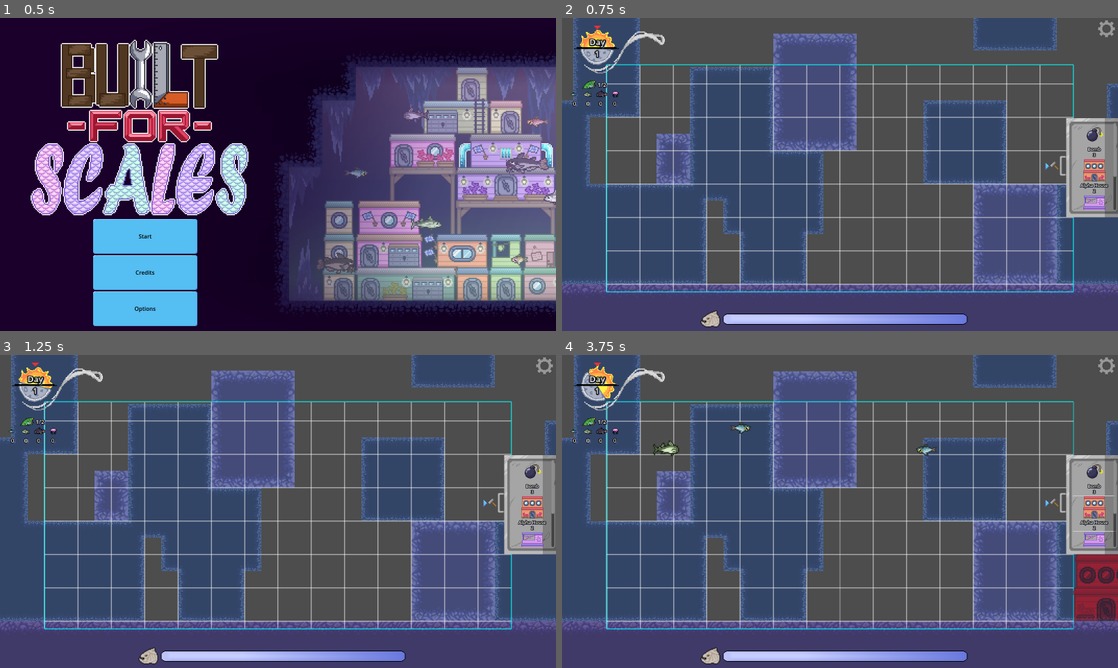
Above: before the commit, frames 1-4 (two rows, left to right).
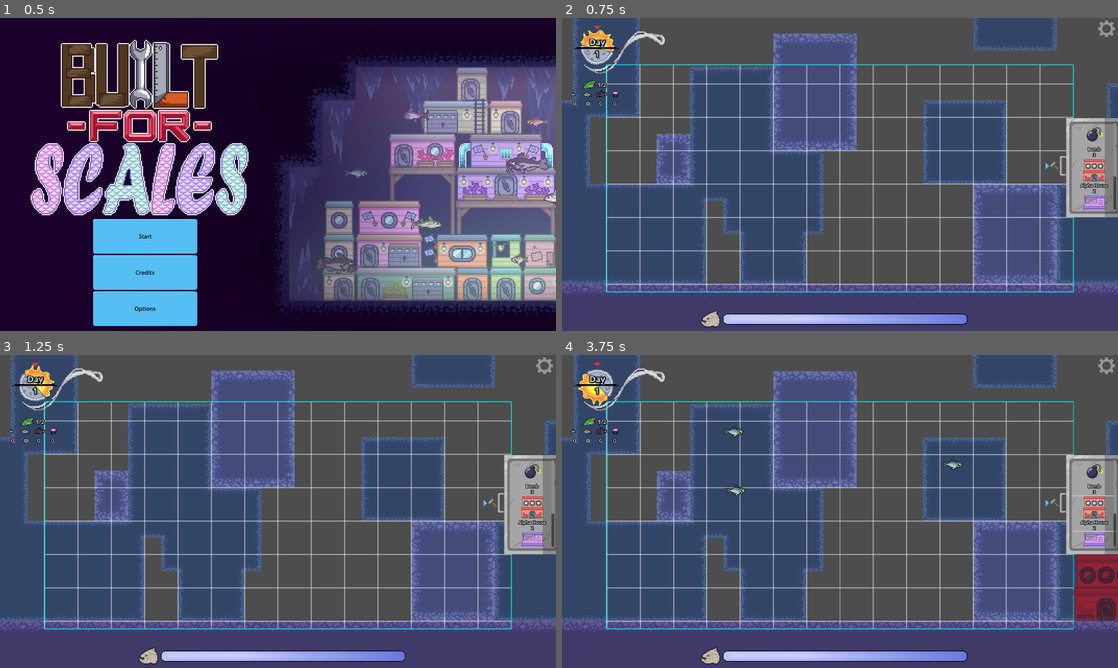
Above: after the commit, the same moments.

Repository: Glue-N-Wrench/built-for-scales
Game: Godot game, scene res://PlayableScenes/MainMenu.tscn
Same seed, same stepped clock (60 frames per second), same inputs: the game is played once before the commit and once after it. The engine's default icon, where the game draws it, is replaced by a stand-in: a white triangle on a blue panel in a dark square.
Inputs:
- Up to frame 1 (0.5 s): no input
- Up to frame 2 (0.75 s): click "Start" at 0.5 s
- Up to frame 3 (1.25 s): no input
- Up to frame 4 (3.75 s): click "Bomb" at 1.25 s; click "Alpha House" at 2 s; click "Beta House" at 2.75 s; click "3x2 Charley House" at 3.5 s

Frame 1 is identical in both runs. In frame 2, 0.2% of the frame differs, in the area x 3-10%, y 3-16%; in frame 3, 0.3%; in frame 4, 0.9%, in the area x 2-73%, y 3-46%.

Commit message:
Fixed fish RNG

Diff:
--- a/Globals/Managers/FishManager.gd
+++ b/Globals/Managers/FishManager.gd
@@ -1,6 +1,9 @@
 extends Node
 
+static var fishRNG = RandomNumberGenerator.new()
+
 signal fishUpdated #should be signaled when homelessFish gets changed
+# ^ handles the fish/building allocation
 
 @onready var fishObjects = {
 	0: preload("res://Objects/Fish/fish.tscn"),
@@ -16,25 +19,47 @@
 var activeHouses:Array = [] #all the houses that get run when fish need to be changed
 const maxHomeless = 5
 
+const fixedFishWaves = [
+		[0,0,0],
+		[0,0,1,0],
+		[0,0,1,1],
+		[0,0,0,0,0],
+	]
+
+func _ready():
+	fishRNG.randomize()
+
 func getTotalHomeless():
 		var sum = 0
 		for size in homelessFish:
 			sum += homelessFish[size].size()
 		return sum
 
+var previousWavehasCatfish = false
 func makeNewFishBatch(points:int):
 	#TODO: make this more intresting
-	while points>0:
-		var purchase = randi_range(1,min(points, 3))
-		spawnFish(purchase-1)
-		points -= purchase
+	var currentWaveHasCatfish = false
+	if (TurnManager.dayCount-1) < fixedFishWaves.size():
+		for fishID in fixedFishWaves[TurnManager.dayCount-1]:
+			spawnFish(fishID)
+	else:
+		while points>0:
+			var purchase = fishRNG.randi_range(1,min(points, 3))
+			if purchase == 3:
+				if previousWavehasCatfish:
+					purchase = 2
+				else:
+					currentWaveHasCatfish = true
+			spawnFish(purchase-1)
+			points -= purchase
+	currentWaveHasCatfish
 	fishUpdated.emit()
 	CheckHouses()
 
 func spawnFish(type:int):
 	#create a new homeless fish of [type] off screen
 	var newFish = fishObjects[type].instantiate()
-	var direction = randi_range(0,1)
+	var direction = fishRNG.randi_range(0,1)
 	var offset = randf_range(-400,300)
 	match direction:
 		0:
--- a/Globals/Managers/TurnManager.gd
+++ b/Globals/Managers/TurnManager.gd
@@ -7,7 +7,7 @@
 
 var dayCount = 0
 signal updateDay # a signal for the UI
-const roundTime = 20 #seconds in a round
+const roundTime = 5#20 #seconds in a round
 var roundTimer = 0
 const weekTime = 2 #rounds in a 'week'
 
--- a/UI/weeklyRewards.gd
+++ b/UI/weeklyRewards.gd
@@ -9,6 +9,7 @@
 var shownOptions = [0,0,0] #the 3 reward cards to choose from
 
 func _ready():
+	rewardRng.randomize()
 	visible = false
 	for i in InventoryManager.Buildings.size():
 		maxChoice += InventoryManager.Buildings[i].chance
